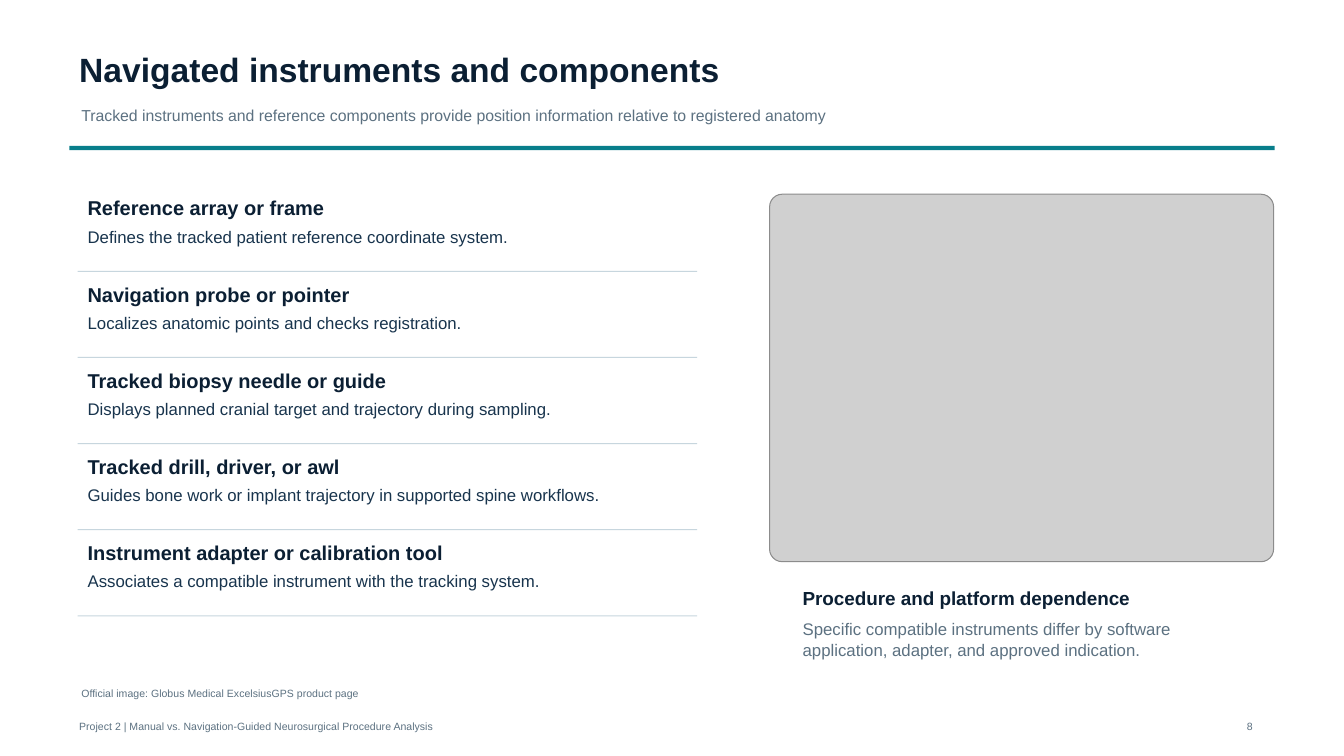
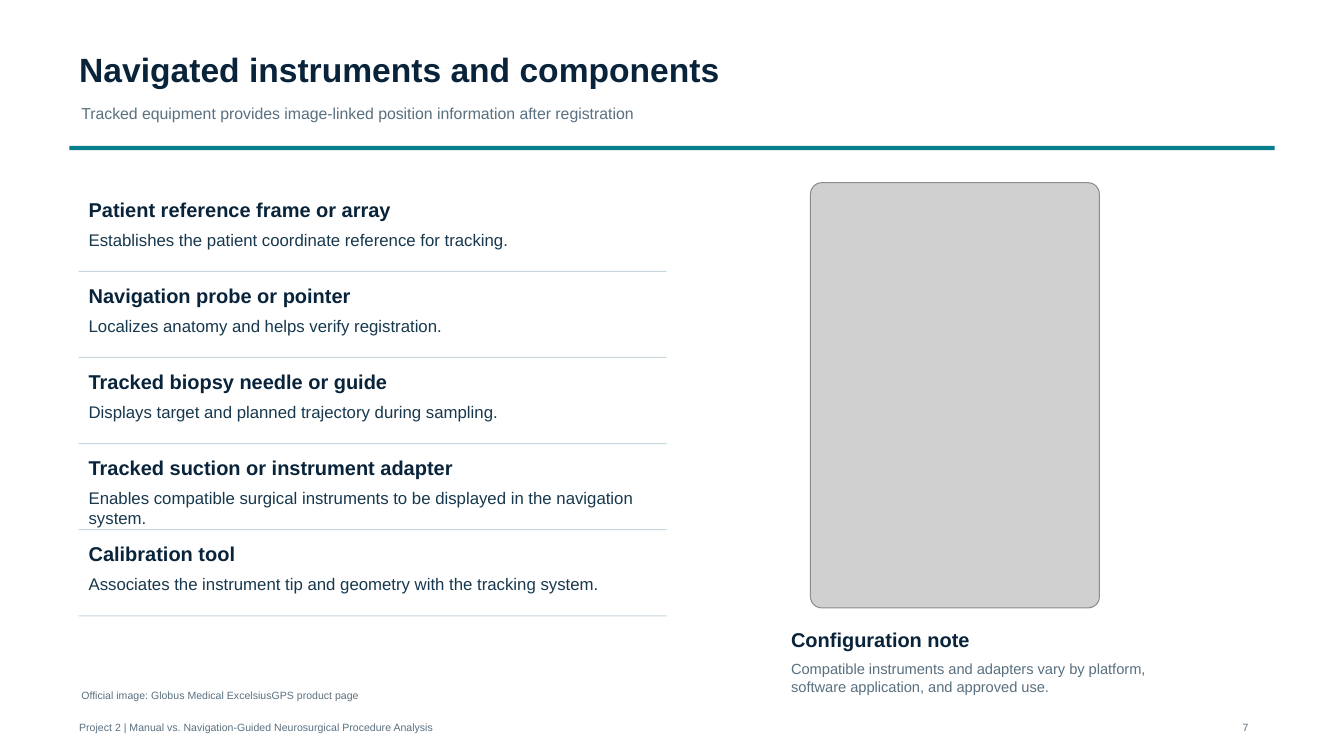
Before and after one commit to MoorthyDurga/Perfint_Research, a slide deck: slide 7 of project2_navigation/presentation/project2_neuronavigation_complete_review_final.pptx (slide 8 before the commit). Drawn at 1344x756 pixels with LibreOffice and Linux fonts; fonts in the diff are those of the drawing; grey boxes stand for pictures. Boxes give left, top, right and bottom in pixels: in the first picture for what was removed or moved away, otherwise in the second. Text is boxed around its words. In the diff, an @@ line names an element or a change of style, - is before the commit and + after.

Commit message:
Rebuild cranial neuronavigation review deck

```diff
--- a/project2_navigation/presentation/project2_neuronavigation_complete_review_final.pptx
+++ b/project2_navigation/presentation/project2_neuronavigation_complete_review_final.pptx
@@ text at box(81, 107, 633, 123): text changed; text colour #5C7181 to #597080 @@
-Tracked instruments and reference components provide position information relative to registered anatomy
+Tracked equipment provides image-linked position information after registration
@@ text at box(89, 202, 391, 221): text changed; text colour #0B1F33 to #09243A @@
-Reference array or frame
+Patient reference frame or array
@@ picture: place and size @@
-picture at box(770, 195, 1274, 563)
+picture at box(811, 182, 1100, 608)
@@ text at box(89, 234, 508, 250): text changed; text colour #18344D to #17384D @@
-Defines the tracked patient reference coordinate system.
+Establishes the patient coordinate reference for tracking.
@@ text "Navigation probe or pointer" at box(89, 288, 351, 307): text colour #0B1F33 to #09243A @@
@@ rectangle: place and size @@
-rectangle at box(78, 271, 698, 272)
+rectangle at box(79, 271, 666, 272)
@@ text at box(89, 320, 442, 336): text changed; text colour #18344D to #17384D @@
-Localizes anatomic points and checks registration.
+Localizes anatomy and helps verify registration.
@@ rectangle: place and size @@
-rectangle at box(78, 357, 698, 358)
+rectangle at box(79, 357, 666, 358)
@@ text "Tracked biopsy needle or guide" at box(89, 374, 387, 393): text colour #0B1F33 to #09243A @@
@@ text at box(89, 406, 498, 422): text changed; text colour #18344D to #17384D @@
-Displays planned cranial target and trajectory during sampling.
+Displays target and planned trajectory during sampling.
@@ rectangle: place and size @@
-rectangle at box(78, 444, 698, 445)
+rectangle at box(79, 444, 666, 445)
@@ text at box(89, 460, 452, 479): text changed; text colour #0B1F33 to #09243A @@
-Tracked drill, driver, or awl
+Tracked suction or instrument adapter
@@ text at box(89, 492, 632, 528): text changed; text colour #18344D to #17384D @@
-Guides bone work or implant trajectory in supported spine workflows.
+Enables compatible surgical instruments to be displayed in the navigation system.
@@ rectangle: place and size @@
-rectangle at box(78, 529, 698, 530)
+rectangle at box(79, 529, 666, 530)
@@ text at box(89, 546, 235, 562): text changed; text colour #0B1F33 to #09243A @@
-Instrument adapter or calibration tool
+Calibration tool
@@ text at box(89, 578, 599, 594): text changed; text colour #18344D to #17384D @@
-Associates a compatible instrument with the tracking system.
+Associates the instrument tip and geometry with the tracking system.
@@ text removed at box(803, 591, 1130, 609) @@
-Procedure and platform dependence
@@ fill #C7D6DE to #C8D8DE in 5 elements at box(79, 271, 666, 272), box(79, 357, 666, 358), box(79, 444, 666, 445), box(79, 529, 666, 530), box(79, 615, 666, 616) @@
@@ rectangle: place and size @@
-rectangle at box(78, 615, 698, 616)
+rectangle at box(79, 615, 666, 616)
@@ text added at box(791, 632, 969, 651), 14.2 pt, text #09243A, bold @@
+Configuration note
@@ text "Official image: Globus Medical ExcelsiusGPS ..." at box(81, 691, 358, 701): text colour #5C7181 to #597080 @@
@@ text at box(791, 663, 1146, 695): text changed; size 12 to 10.5 pt; text colour #5C7181 to #597080 @@
-Specific compatible instruments differ by software application, adapter, and approved indication.
+Compatible instruments and adapters vary by platform, software application, and approved use.
@@ text added at box(1243, 724, 1249, 731), 7.5 pt, text #597080 @@
+7
@@ text removed at box(1247, 723, 1253, 730) @@
-8
```
Also in this commit, not shown: 5 other slides changed, 7 slides added, 9 slides removed.
